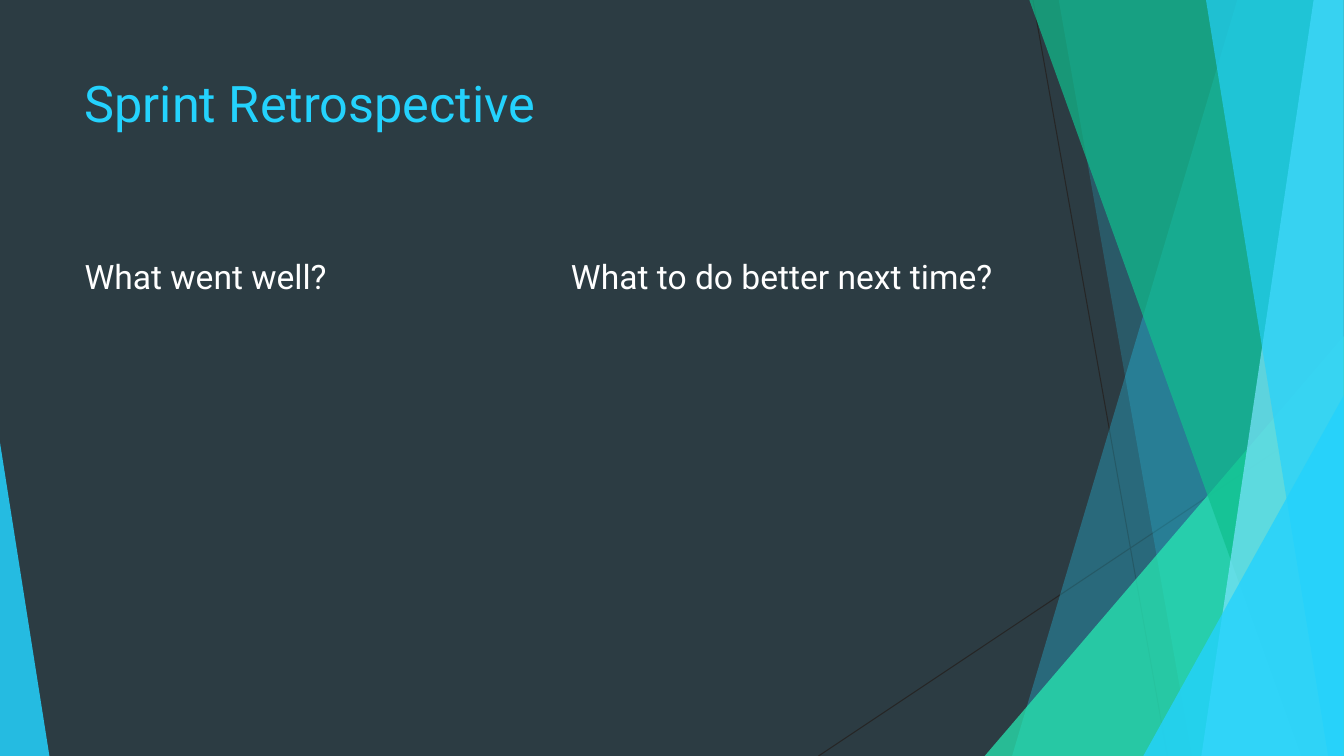
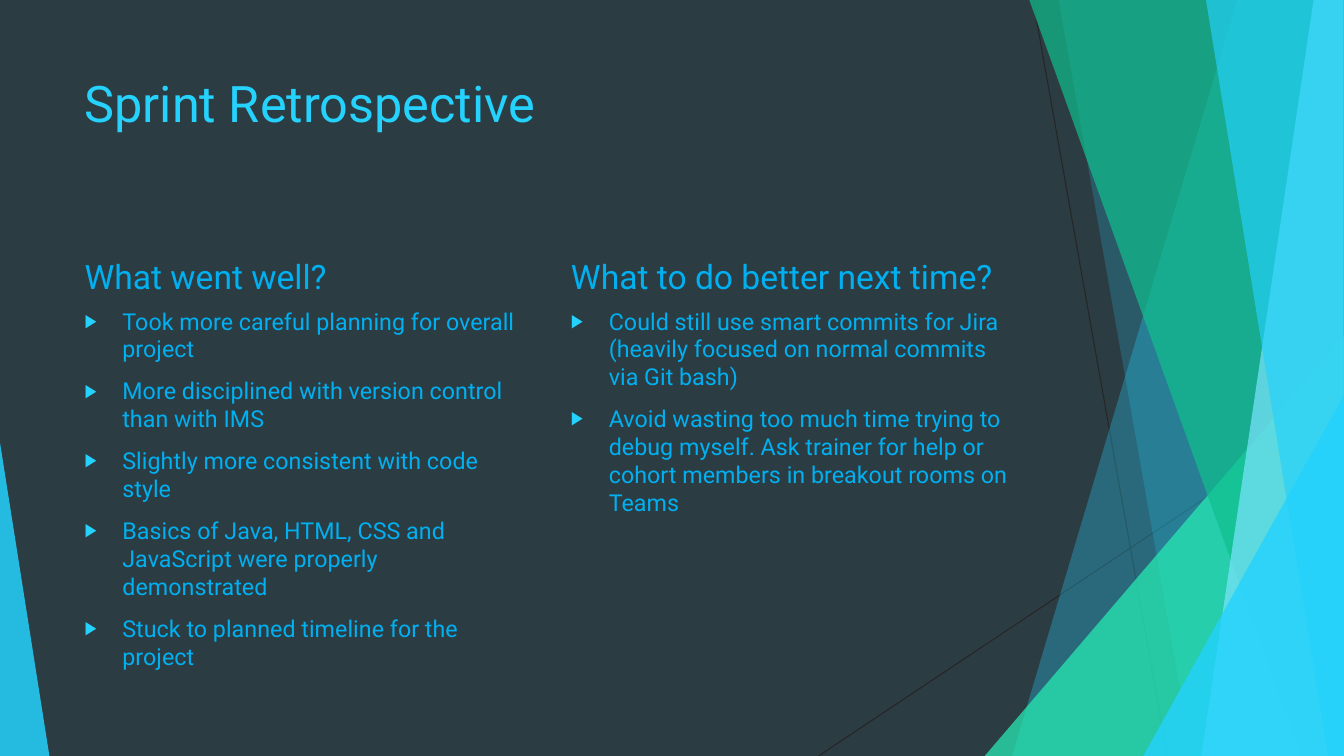
Before and after one commit to gabejose/HWA-Project, a slide deck: slide 9 of docs/HWA Presentation.pptx (slide 10 before the commit). Drawn at 1344x756 pixels with LibreOffice and Linux fonts; fonts in the diff are those of the drawing. Boxes give left, top, right and bottom in pixels: in the first picture for what was removed or moved away, otherwise in the second. Text is boxed around its words. In the diff, an @@ line names an element or a change of style, - is before the commit and + after.

```diff
--- a/docs/HWA Presentation.pptx
+++ b/docs/HWA Presentation.pptx
@@ text "What went well?" at <box>85,264,326,290</box>: text colour #FFFFFF to #00B0F0 @@
@@ text "What to do better next ..." at <box>571,264,992,290</box>: text colour #FFFFFF to #00B0F0 @@
@@ text added at <box>122,312,514,670</box>, 16.6 pt, text #00B0F0 @@
+▶ Took more careful planning for overall project
+▶ More disciplined with version control than with IMS
+▶ Slightly more consistent with code style
+▶ Basics of Java, HTML, CSS and JavaScript were properly demonstrated
+▶ Stuck to planned timeline for the project
@@ text added at <box>609,312,1007,511</box>, 16.6 pt, text #00B0F0 @@
+▶ Could still use smart commits for Jira (heavily focused on normal commits via Git bash)
+▶ Avoid wasting too much time trying to debug myself. Ask trainer for help or cohort members in breakout rooms on Teams
```
Also in this commit, not shown: 5 other slides changed, 3 slides added, 4 slides removed, 19 other files.
